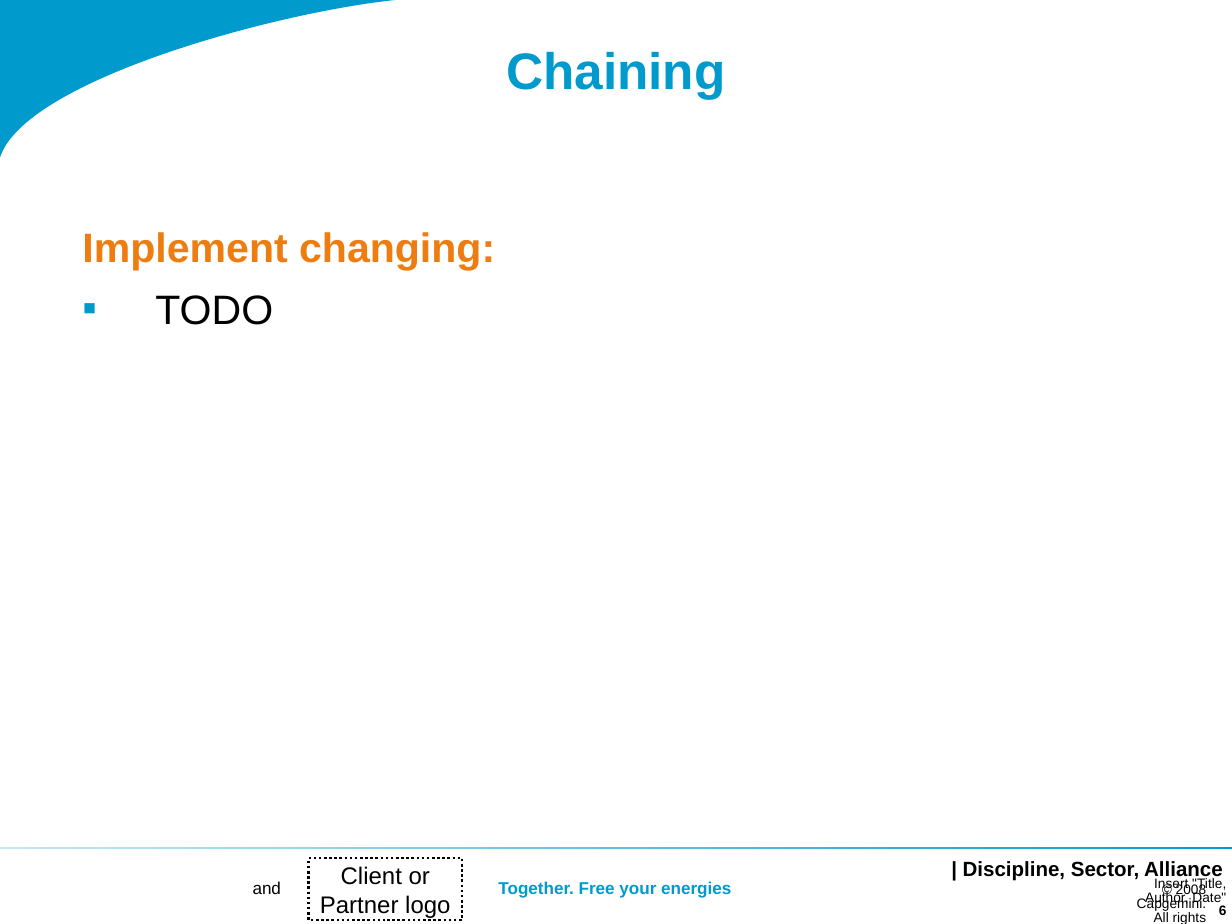
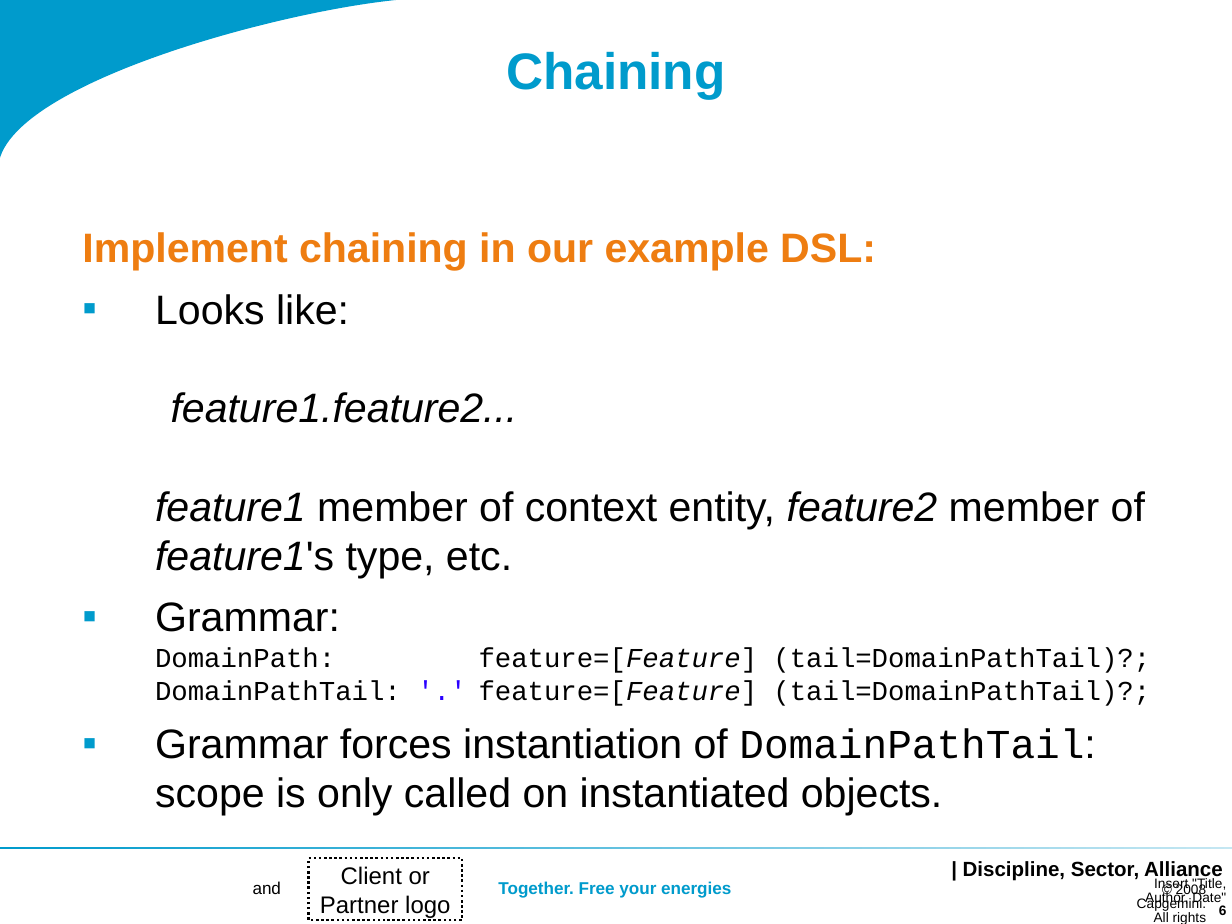
Before and after one commit to dslmeinte/xtext-workshop-code1, a slide deck: slide 6 of org.xtext.workshop.notes/sheets/Workshop 2.ppt. Drawn at 1232x924 pixels with LibreOffice and Linux fonts; fonts in the diff are those of the drawing; background and template pictures are left out. Boxes give left, top, right and bottom in pixels: in the first picture for what was removed or moved away, otherwise in the second. Text is boxed around its words. In the diff, an @@ line names an element or a change of style, - is before the commit and + after.

```diff
--- a/org.xtext.workshop.notes/sheets/Workshop 2.ppt
+++ b/org.xtext.workshop.notes/sheets/Workshop 2.ppt
@@ text at [82, 232, 1150, 816]: text changed; text colour #EE7D11 to #000000; bold off @@
-Implement changing:
-▪ TODO
+Implement chaining in our example DSL:
+▪ Looks like:
+  feature1.feature2...
+  feature1 member of context entity, feature2 member of feature1's type, etc.
+▪ Grammar:
+  DomainPath: feature=[Feature] (tail=DomainPathTail)?;
+  DomainPathTail: '.' feature=[Feature] (tail=DomainPathTail)?;
+▪ Grammar forces instantiation of DomainPathTail:
+  scope is only called on instantiated objects.
@@ rectangle at [0, 846, 1232, 849]: fill gradient #009BCC to #C5E7F2 to gradient #C5E7F2 to #009BCC @@
```
Also in this commit, not shown: 10 other slides changed, 9 slides added, 1 other file.
